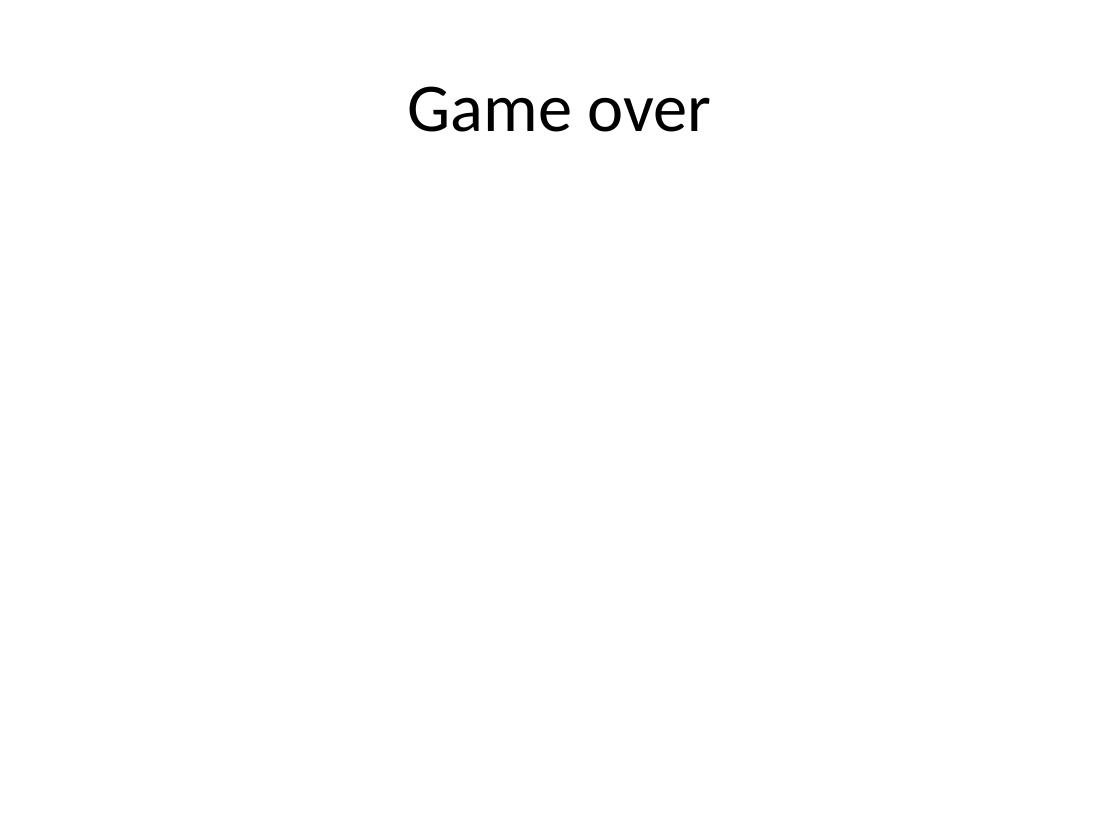
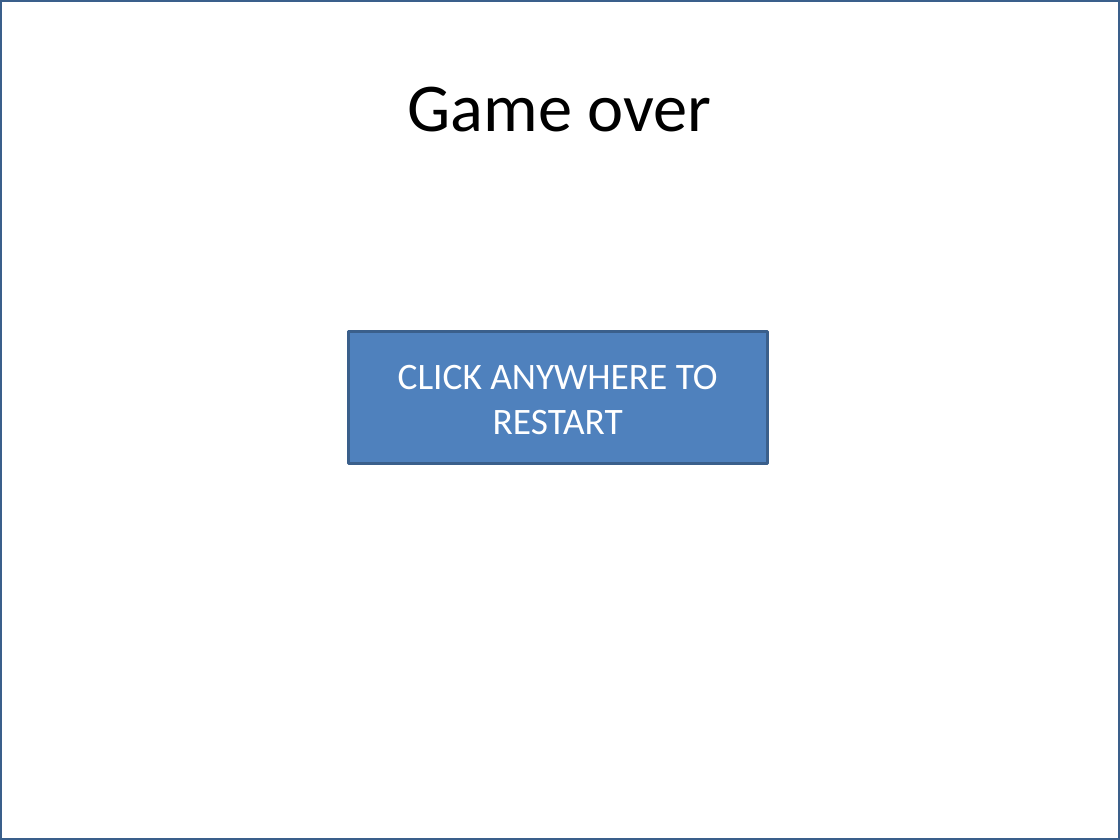
Before and after one commit to beerpsi/powerpoint-maze, a slide deck: slide 7 of Maze game.pptm (slide 6 before the commit). Drawn at 1120x840 pixels with LibreOffice and Linux fonts; fonts in the diff are those of the drawing. Boxes give left, top, right and bottom in pixels: in the first picture for what was removed or moved away, otherwise in the second. Text is boxed around its words. In the diff, an @@ line names an element or a change of style, - is before the commit and + after.

```diff
--- a/Maze game.pptm
+++ b/Maze game.pptm
@@ rectangle added at [0,0,1120,840], outline #3A5F8C 2 pt @@
@@ rectangle added at [348,332,767,464], fill #4F81BD, outline #3A5F8C 2 pt, 24 pt, text #FFFFFF @@
+CLICK ANYWHERE TO RESTART
```
Also in this commit, not shown: 3 other slides changed, 3 slides added, 2 slides removed.
